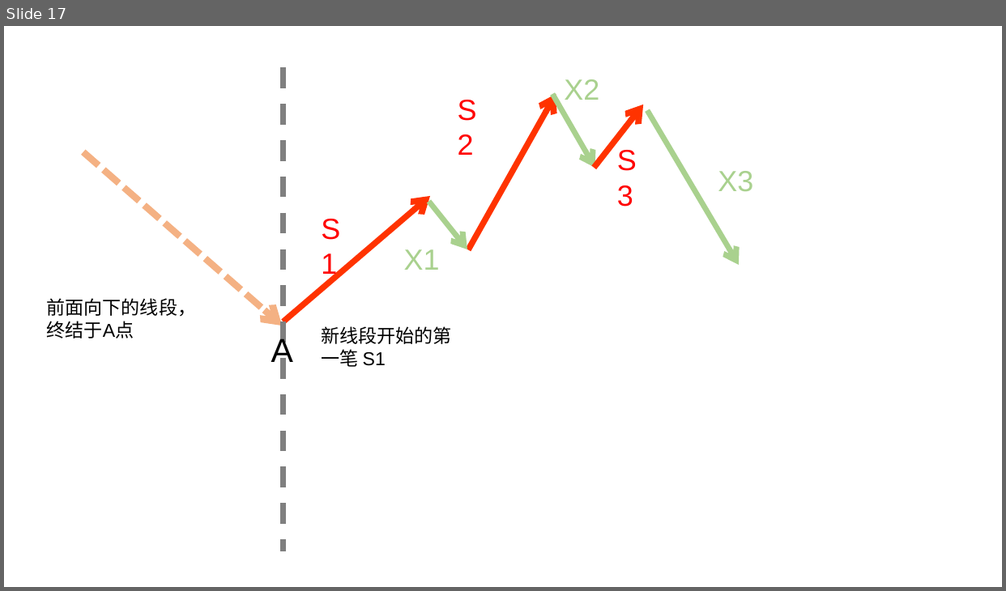
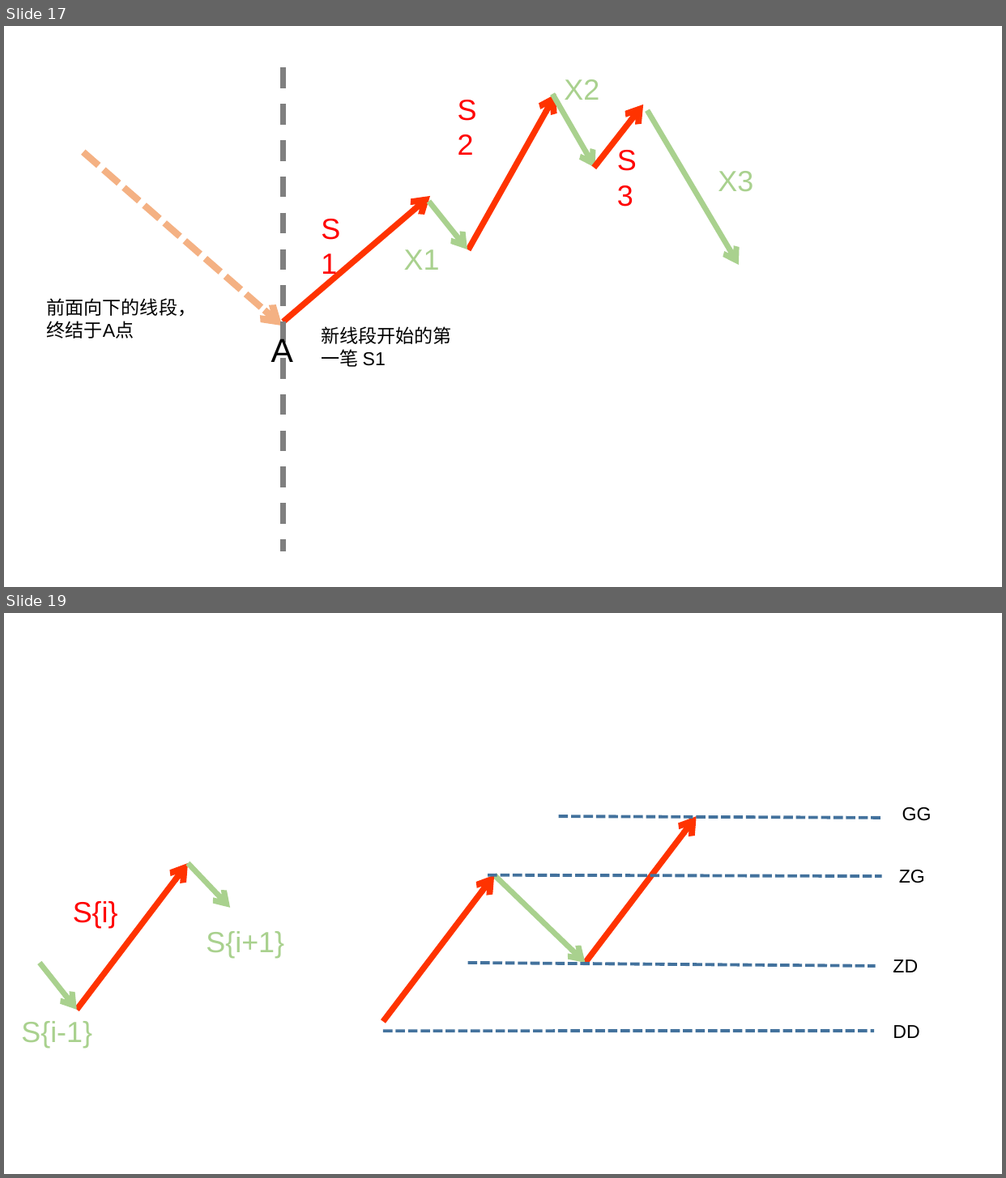
Before and after one commit to xitongsys/notes, a slide deck: finance/chanlun/charts.pptx. Shown one above the other, each under a label of ours: slide 17 before the commit, slides 17 and 19 after it; the slides between them are not shown. The pictures are 1006x591 and 1006x1178 pixels, drawn with LibreOffice and Linux fonts; fonts in the diff are those of the drawing. Boxes give left, top, right and bottom in pixels: in the first picture for what was removed or moved away, otherwise in the second. Text is boxed around its words. In the diff, an @@ line names an element or a change of style, - is before the commit and + after.

```diff
--- a/finance/chanlun/charts.pptx
+++ b/finance/chanlun/charts.pptx
@@ slide 19 added at bbox=[4, 613, 1002, 1174], background #FFFFFF @@
@@ line added from (559, 816) to (880, 818), #43739E 3 pt dashed @@
@@ arrow added from (586, 963) to (697, 816), #FF3300 5.75 pt @@
@@ text added at bbox=[902, 807, 931, 821], 18 pt, text #000000 @@
+GG
@@ arrow added from (77, 1010) to (188, 863), #FF3300 5.75 pt @@
@@ arrow added from (188, 863) to (230, 908), #A9D18E 5.25 pt @@
@@ arrow added from (384, 1022) to (494, 875), #FF3300 5.75 pt @@
@@ line added from (488, 875) to (882, 876), #43739E 3 pt dashed @@
@@ arrow added from (494, 875) to (586, 963), #A9D18E 5.25 pt @@
@@ text added at bbox=[899, 870, 925, 884], 18 pt, text #000000 @@
+ZG
@@ text added at bbox=[73, 901, 118, 928], 28 pt, text #FF0000 @@
+S{i}
@@ text added at bbox=[206, 931, 284, 958], 28 pt, text #A9D18E @@
+S{i+1}
@@ arrow added from (40, 963) to (77, 1010), #A9D18E 5.25 pt @@
@@ line added from (468, 963) to (876, 966), #43739E 3 pt dashed @@
@@ text added at bbox=[893, 960, 918, 973], 18 pt, text #000000 @@
+ZD
@@ text added at bbox=[21, 1021, 92, 1048], 28 pt, text #A9D18E @@
+S{i-1}
@@ text added at bbox=[893, 1025, 919, 1038], 18 pt, text #000000 @@
+DD
@@ line added from (384, 1032) to (875, 1032), #43739E 3 pt dashed @@
```
Also in this commit, not shown: 1 slide changed, 1 other slide added, 6 other files.
